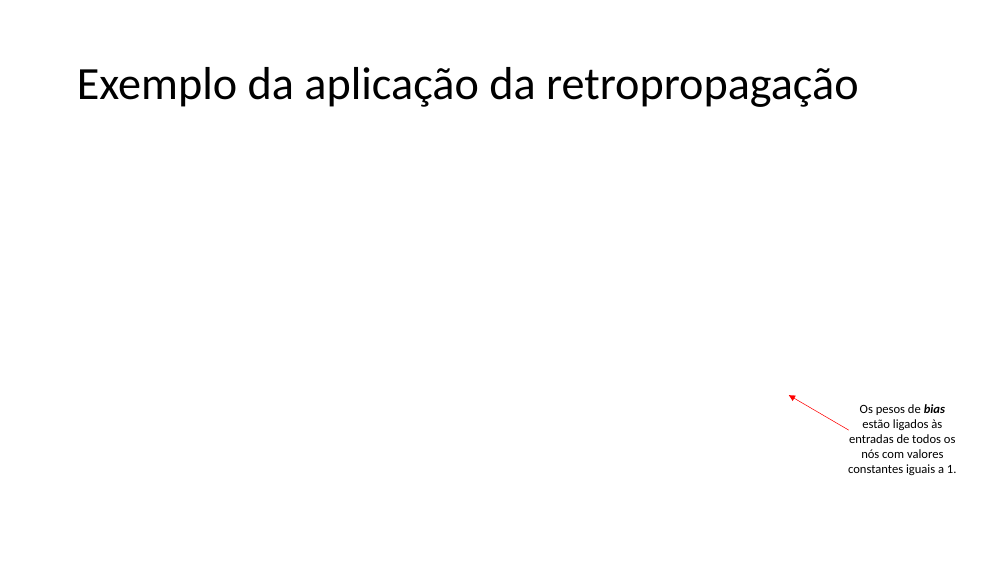
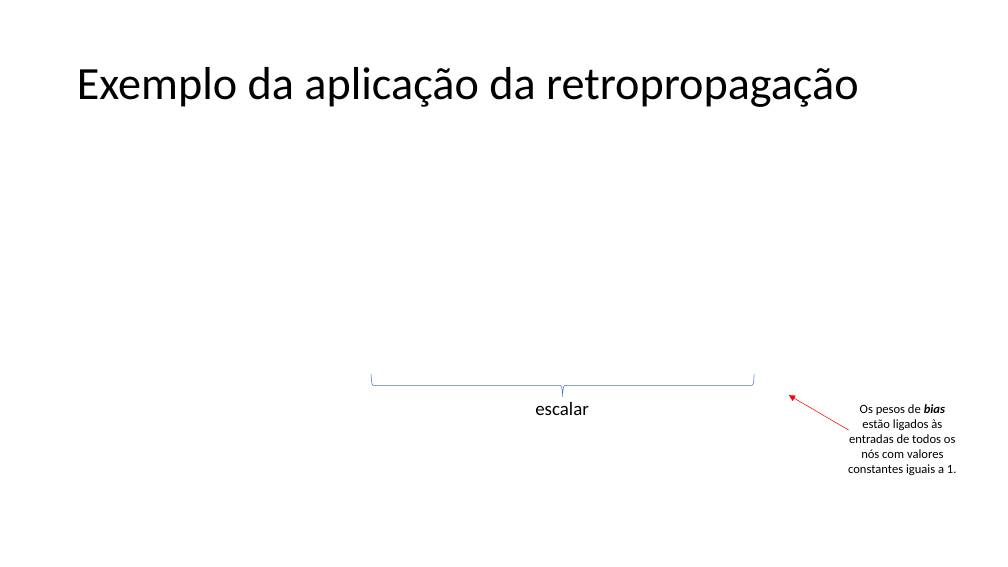
Before and after one commit to zz4fap/c24_inteligencia_artificial, a slide deck: slide 44 of slides/C24_MLP.pptx. Drawn at 1008x567 pixels with LibreOffice and Linux fonts; fonts in the diff are those of the drawing; grey boxes stand for pictures. Boxes give left, top, right and bottom in pixels: in the first picture for what was removed or moved away, otherwise in the second. Text is boxed around its words. In the diff, an @@ line names an element or a change of style, - is before the commit and + after.

```diff
--- a/slides/C24_MLP.pptx
+++ b/slides/C24_MLP.pptx
@@ right brace added at [371, 374, 755, 398], outline #4472C4 0.5 pt @@
@@ text added at [535, 402, 589, 415], 18 pt, text #000000 @@
+escalar
```
Also in this commit, not shown: 6 other slides changed, 1 other file.
